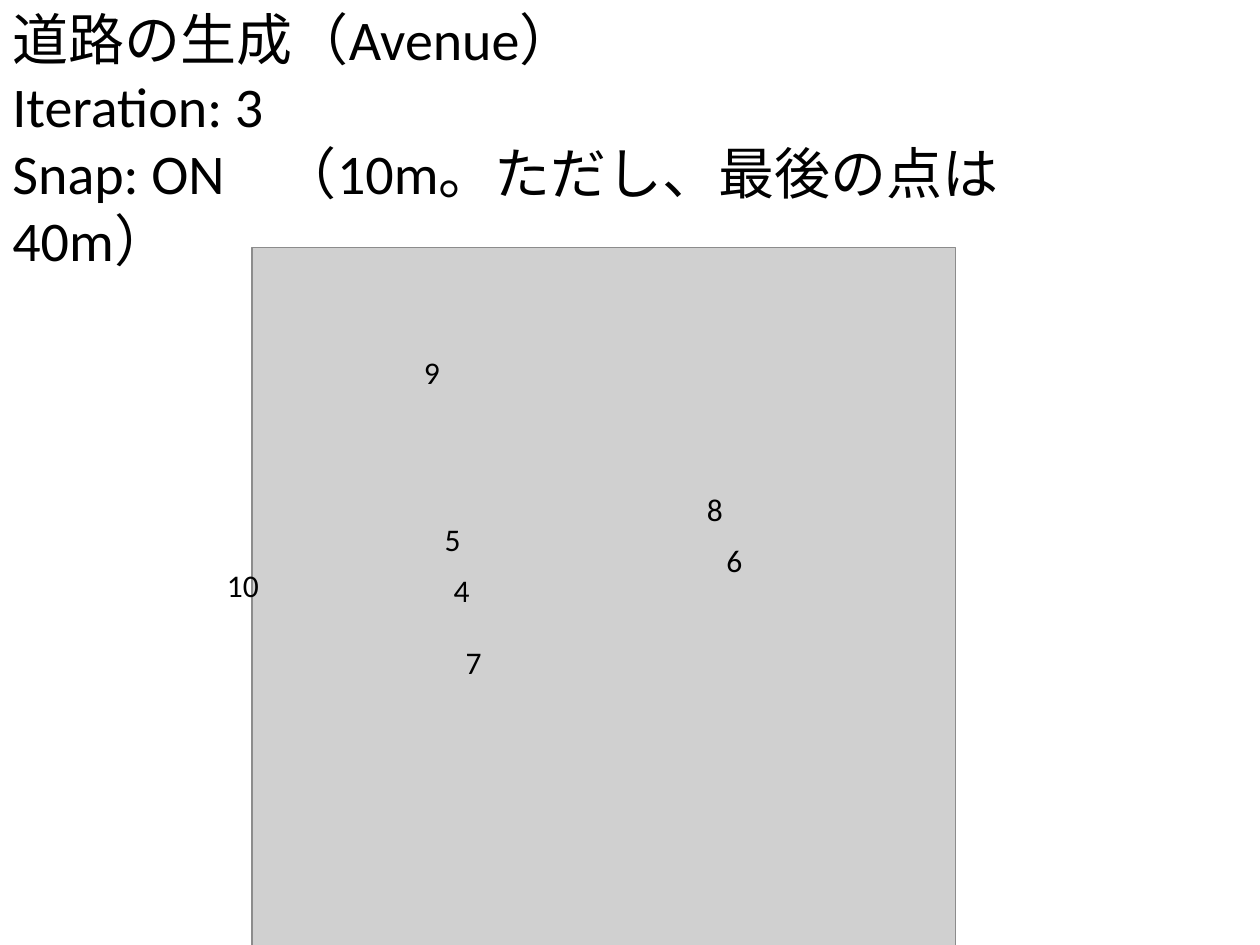
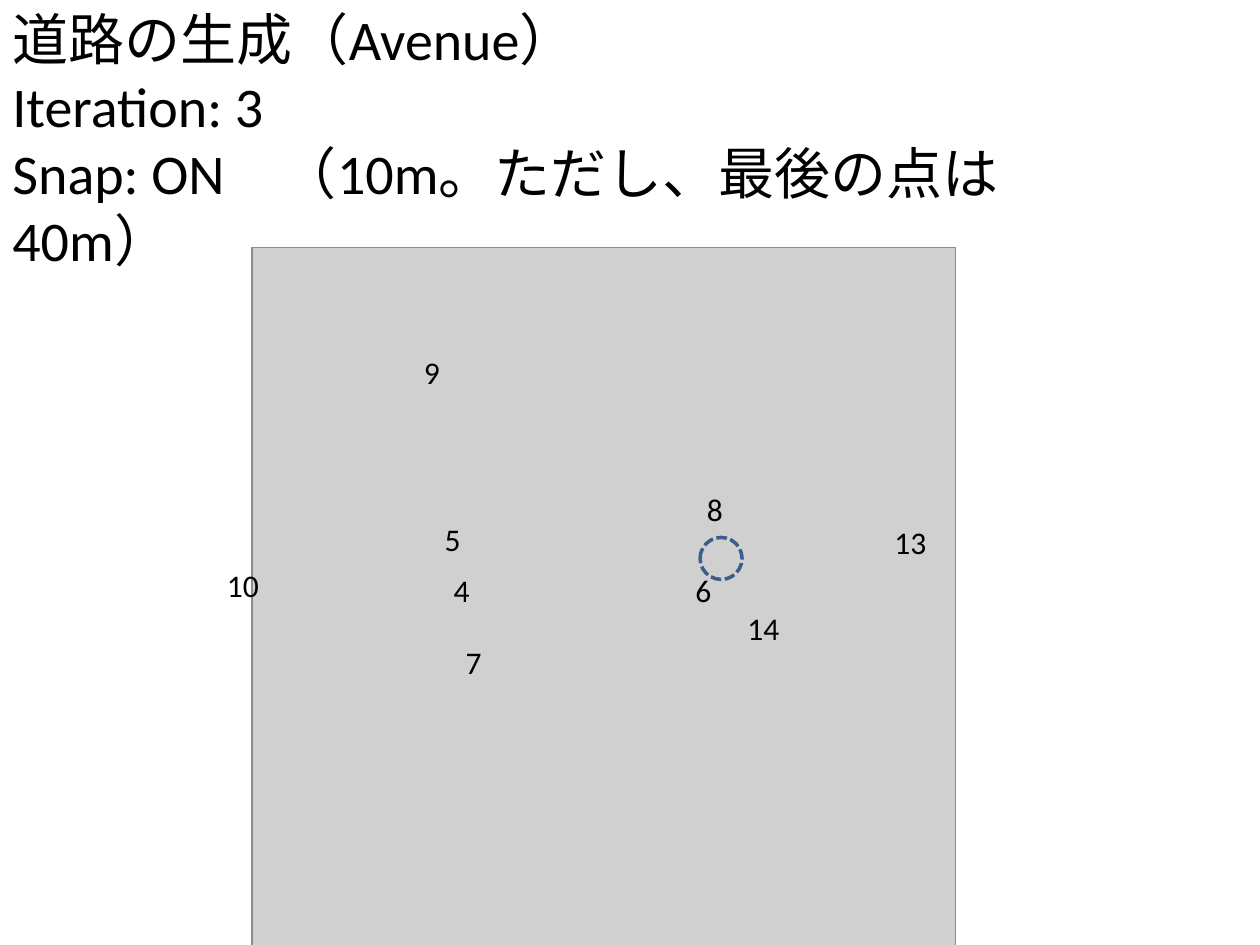
Before and after one commit to gnishida/RoadDesigner, a slide deck: slide 3 of RoadDesigner.pptx. Drawn at 1260x945 pixels with LibreOffice and Linux fonts; fonts in the diff are those of the drawing; grey boxes stand for pictures. Boxes give left, top, right and bottom in pixels: in the first picture for what was removed or moved away, otherwise in the second. Text is boxed around its words. In the diff, an @@ line names an element or a change of style, - is before the commit and + after.

```diff
--- a/RoadDesigner.pptx
+++ b/RoadDesigner.pptx
@@ ellipse added at box(701, 538, 742, 580), outline #3A5F8C 2 pt dashed @@
@@ text added at box(894, 533, 926, 555), 18 pt, text #000000 @@
+13
@@ text "6": place and size @@
-text "6" at box(726, 550, 742, 573)
+text "6" at box(695, 577, 711, 603)
@@ text added at box(747, 619, 779, 640), 18 pt, text #000000 @@
+14
```
Also in this commit, not shown: 1 other slide changed, 34 slides added, 14 other files.
